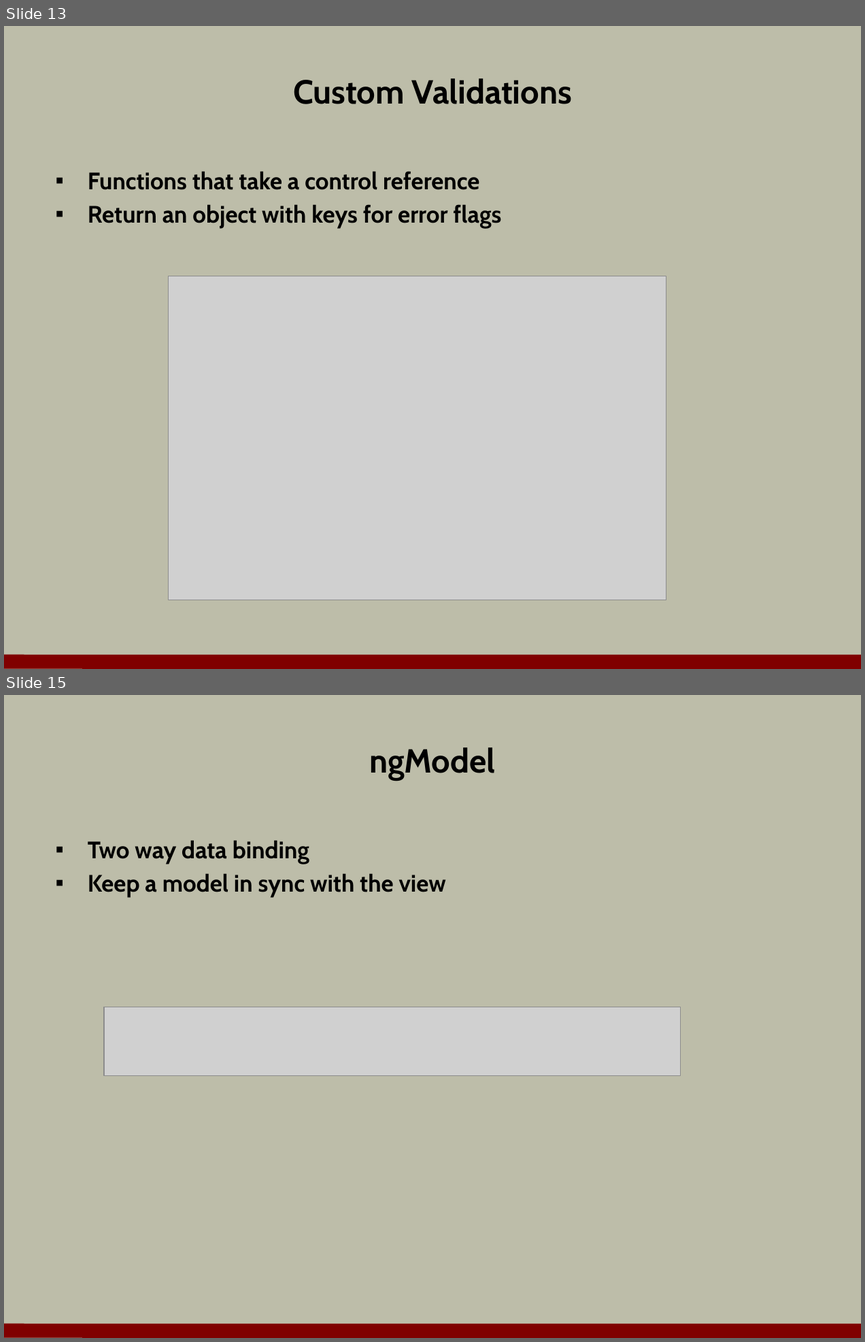
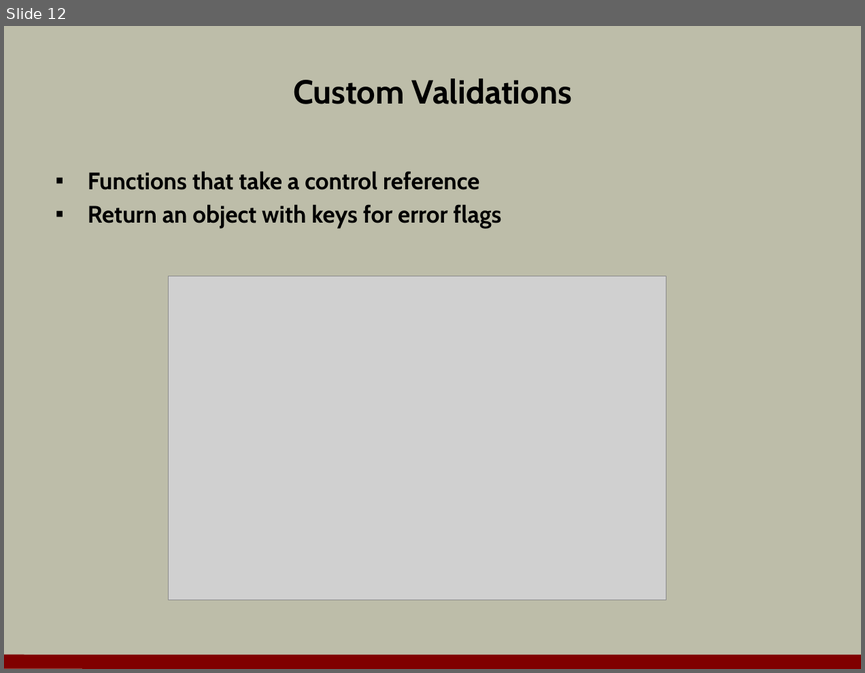
Before and after one commit to OdeToCode/classes, a slide deck: angular2/slides/06_forms.pptx. Shown one above the other, each under a label of ours: slides 13 and 15 before the commit, slide 12 after it; the slides between them are not shown. The pictures are 865x1342 and 865x673 pixels, drawn with LibreOffice and Linux fonts; fonts in the diff are those of the drawing; grey boxes stand for pictures; background and template pictures are left out. Boxes give left, top, right and bottom in pixels: in the first picture for what was removed or moved away, otherwise in the second. Text is boxed around its words. In the diff, an @@ line names an element or a change of style, - is before the commit and + after.

```diff
--- a/angular2/slides/06_forms.pptx
+++ b/angular2/slides/06_forms.pptx
@@ slide 15 removed at [4, 695, 861, 1338], background #BDBDA9; not listed: 1 template element that a slide beside it also shows @@
@@ title removed at [370, 747, 496, 780] @@
-ngModel
@@ text removed at [88, 840, 446, 898] @@
-▪ Two way data binding
-▪ Keep a model in sync with the view
@@ picture removed at [104, 1007, 681, 1075] @@
@@ what was slide 13 is now slide 12 @@
```
Also in this commit, not shown: 3 slides changed, 7 slides added, 8 other slides removed.
